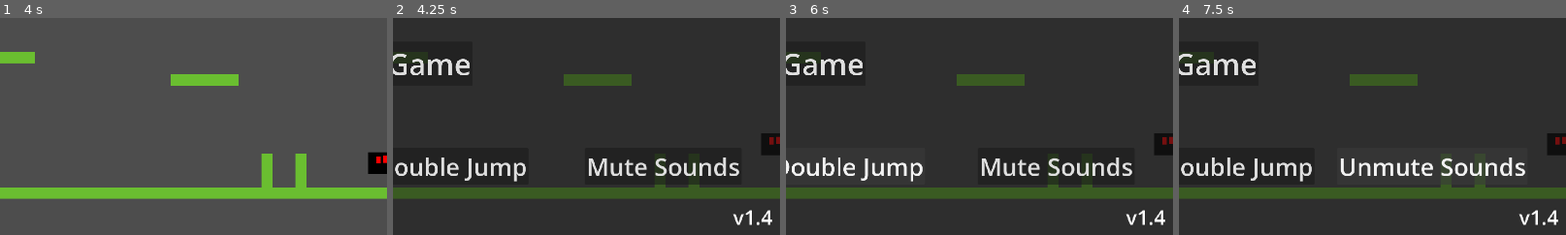
Above: before the commit, frames 1-4 (left to right).
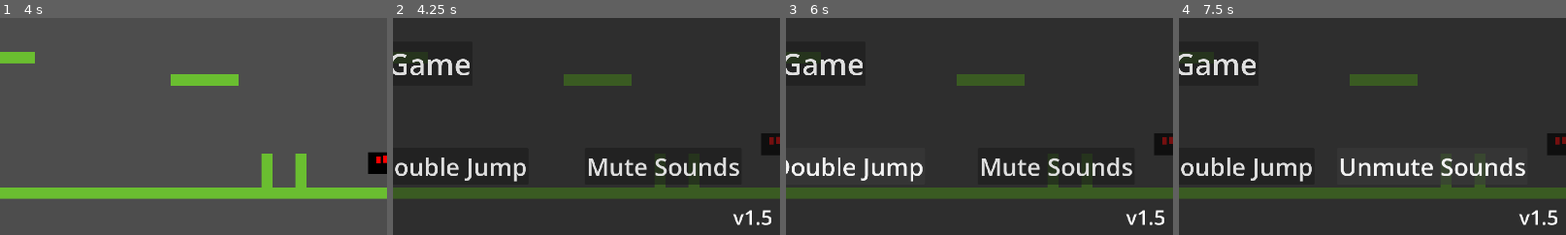
Above: after the commit, the same moments.

Repository: BilgiPasa/2d-platformer-movement-2
Game: Godot game, scene res://Scenes/main_scene.tscn
The game is run twice, just before and just after one commit, with the same random seed, the same clock (stepped at 60 frames per second) and the same inputs.
Inputs:
- Up to frame 1 (4 s): tap Enter at 0.5 s; hold D (move_right) 0.53-2.03 s; tap Space (jump) at 0.6, 0.77, 1.07, 1.52, 1.55, 1.82, 2.1, 3.02, 3.05, 3.32, 3.6, 3.77 s; tap Shift (dash) at 1.35, 2.85 s; hold A (move_left) 2.03-2.78 s; hold D (move_right) from 2.78 s (still down)
- Up to frame 2 (4.25 s): keep holding D (move_right); tap Space (jump) at 4.07 s; tap Escape (ui_cancel) at 4.15 s
- Up to frame 3 (6 s): release D (move_right) at 4.25 s; click "Hide Speed Label" at 4.25 s; click "Show Speed Label" at 5 s; click "Enable Double Jump" at 5.75 s
- Up to frame 4 (7.5 s): click "Disable Double Jump" at 6.5 s; click "Mute Sounds" at 7.25 s
The pictures show only the part of the screen within x 50-100%, y 50-100%; the shares and areas given below are measured in that part.

Frame 1 is identical in both runs. In frame 2, 0.1% of the frame differs, in the area x 95-98%, y 88-96%; in frame 3, 0.1%; in frame 4, 0.1%.

Commit message:
Add save system for pause menu preferences, Update to version 1.5

Diff:
--- a/Scripts/globals.gd
+++ b/Scripts/globals.gd
@@ -1,5 +1,12 @@
 extends Node
 
-var double_jump_enabled: bool = false
-var sounds_muted: bool = false
-var speed_label_hidden: bool = false
+var double_jump_enabled: bool
+var sounds_muted: bool
+var speed_label_visible: bool
+var preferences_save: PreferencesSave
+
+func _ready() -> void:
+	preferences_save = PreferencesSave.load_or_create()
+	double_jump_enabled = preferences_save.double_jump_enabled
+	sounds_muted = preferences_save.sounds_muted
+	speed_label_visible = preferences_save.speed_label_visible
--- a/Scripts/main_scene.gd
+++ b/Scripts/main_scene.gd
@@ -6,8 +6,6 @@
 
 func _ready() -> void:
 	process_mode = Node.PROCESS_MODE_ALWAYS
-	speed_label.process_mode = Node.PROCESS_MODE_INHERIT
-	speed_label.show()
 	pause_menu.process_mode = Node.PROCESS_MODE_DISABLED
 	pause_menu.hide()
 	Input.mouse_mode = Input.MOUSE_MODE_CAPTURED
--- a/Scripts/pause_menu.gd
+++ b/Scripts/pause_menu.gd
@@ -11,7 +11,30 @@
 @export var version_label: Label
 
 func _ready() -> void:
+	# Initialize the version_label
 	version_label.text = "v" + str(ProjectSettings.get_setting("application/config/version"))
+
+	# Initialize the speed_label_on_off_button
+	if !Globals.speed_label_visible:
+		hide_speed_lbl.emit()
+		speed_label_on_off_button.text = "Show Speed Label"
+	else:
+		show_speed_lbl.emit()
+		speed_label_on_off_button.text = "Hide Speed Label"
+
+	# Initialize the d_jump_on_off_button
+	if !Globals.double_jump_enabled:
+		d_jump_on_off_button.text = "Enable Double Jump"
+	else:
+		d_jump_on_off_button.text = "Disable Double Jump"
+
+	# Initialize the sounds_on_off_button
+	if !Globals.sounds_muted:
+		AudioServer.set_bus_mute(AudioServer.get_bus_index("Master"), false)
+		sounds_on_off_button.text = "Mute Sounds"
+	else:
+		AudioServer.set_bus_mute(AudioServer.get_bus_index("Master"), true)
+		sounds_on_off_button.text = "Unmute Sounds"
 
 func _on_visibility_changed() -> void:
 	if visible:
@@ -27,29 +50,35 @@
 	get_tree().quit()
 
 func _on_spd_lbl_on_off_btn_pressed() -> void:
-	if Globals.speed_label_hidden: # Show
-		Globals.speed_label_hidden = false
+	if Globals.speed_label_visible:
+		Globals.speed_label_visible = false
+		hide_speed_lbl.emit()
+		speed_label_on_off_button.text = "Show Speed Label"
+	else:
+		Globals.speed_label_visible = true
 		show_speed_lbl.emit()
 		speed_label_on_off_button.text = "Hide Speed Label"
-	else: # Hide
-		Globals.speed_label_hidden = true
-		hide_speed_lbl.emit()
-		speed_label_on_off_button.text = "Show Speed Label"
+
+	Globals.preferences_save.save()
 
 func _on_d_jump_on_off_btn_pressed() -> void:
-	if Globals.double_jump_enabled: # Disable
+	if Globals.double_jump_enabled:
 		Globals.double_jump_enabled = false
 		d_jump_on_off_button.text = "Enable Double Jump"
-	else: # Enable
+	else:
 		Globals.double_jump_enabled = true
 		d_jump_on_off_button.text = "Disable Double Jump"
 
+	Globals.preferences_save.save()
+
 func _on_sounds_on_off_btn_pressed() -> void:
-	if Globals.sounds_muted: # Unmute
+	if Globals.sounds_muted:
 		Globals.sounds_muted = false
 		AudioServer.set_bus_mute(AudioServer.get_bus_index("Master"), false)
 		sounds_on_off_button.text = "Mute Sounds"
-	else: # Mute
+	else:
 		Globals.sounds_muted = true
 		AudioServer.set_bus_mute(AudioServer.get_bus_index("Master"), true)
 		sounds_on_off_button.text = "Unmute Sounds"
+
+	Globals.preferences_save.save()
--- /dev/null
+++ b/Scripts/preferences_save.gd
@@ -0,0 +1,20 @@
+class_name PreferencesSave
+extends Resource
+
+@export var double_jump_enabled: bool = false
+@export var sounds_muted: bool = false
+@export var speed_label_visible: bool = true
+
+const SAVE_PATH: String = "user://preferences_save.tres" # I'm using .tres because I want to make it easily modifiable.
+
+func save() -> void:
+	double_jump_enabled = Globals.double_jump_enabled
+	sounds_muted = Globals.sounds_muted
+	speed_label_visible = Globals.speed_label_visible
+	ResourceSaver.save(self, SAVE_PATH)
+
+static func load_or_create() -> PreferencesSave:
+	if ResourceLoader.exists(SAVE_PATH):
+		return ResourceLoader.load(SAVE_PATH, "", ResourceLoader.CACHE_MODE_IGNORE)
+	else:
+		return PreferencesSave.new()
--- a/project.godot
+++ b/project.godot
@@ -11,7 +11,7 @@
 [application]
 
 config/name="2d-platformer-movement-2"
-config/version="1.4"
+config/version="1.5"
 run/main_scene="uid://bw2g12hscoe1q"
 config/features=PackedStringArray("4.7", "Forward Plus")
 config/icon="uid://blmqi2fumpi0p"
Not shown, added: Scripts/preferences_save.gd.uid
